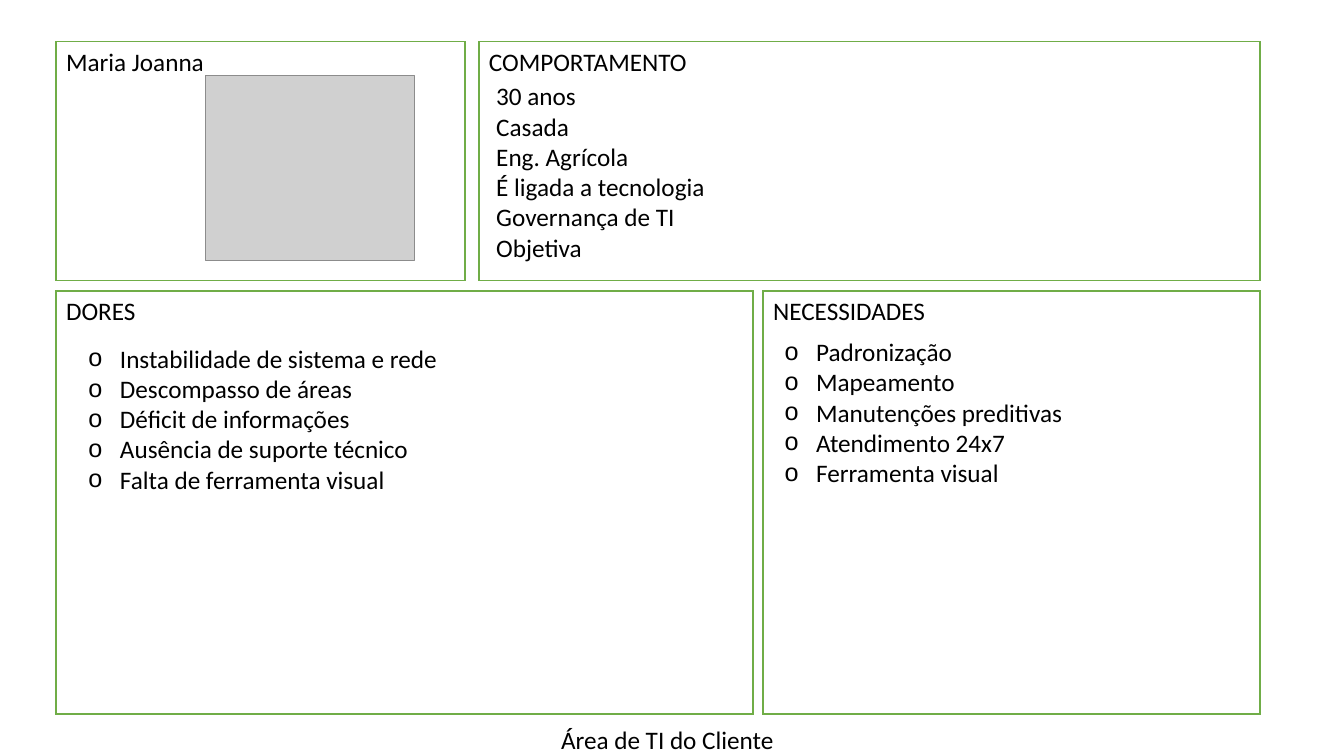
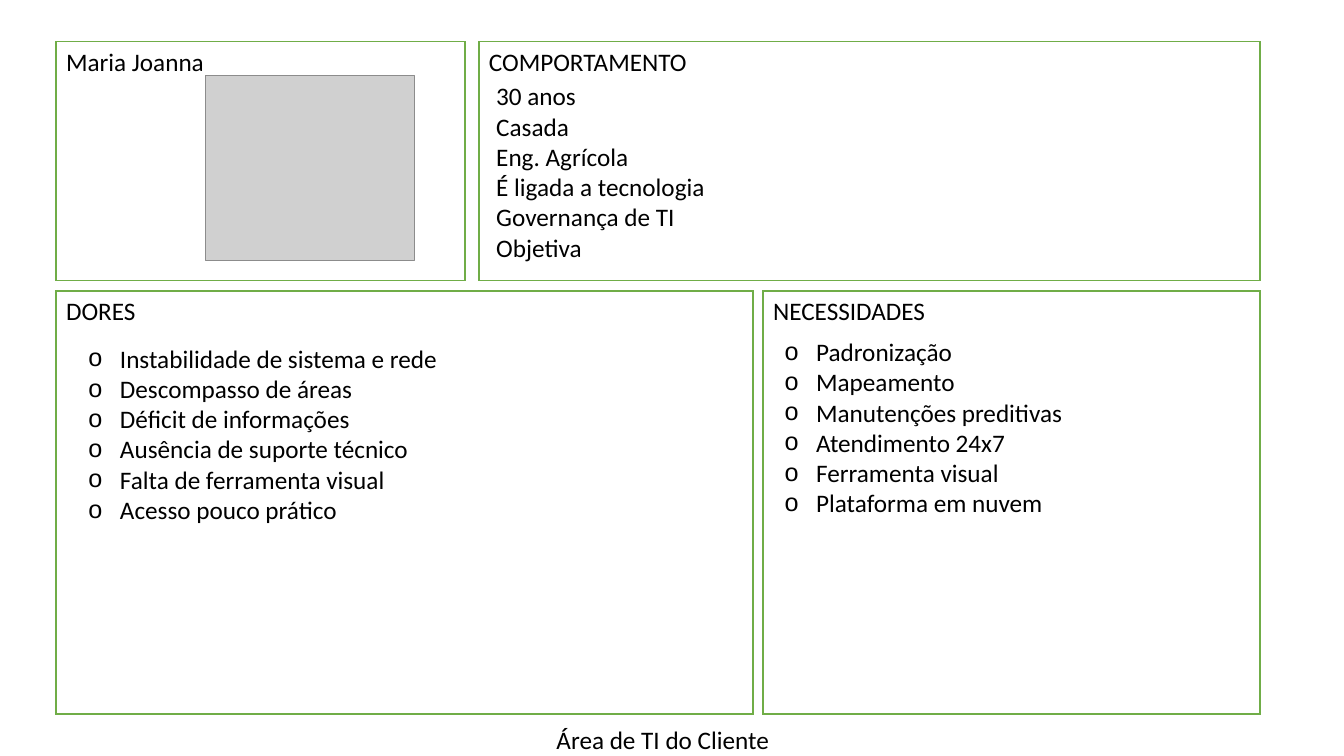
Before and after one commit to bandtec-grupoteste-2020-2/grupo-05-ccoa-20201, a slide deck: slide 3 of Projeto SIX MIND/Documentação/Persona.pptx (slide 2 before the commit). Drawn at 1344x756 pixels with LibreOffice and Linux fonts; fonts in the diff are those of the drawing; grey boxes stand for pictures. Boxes give left, top, right and bottom in pixels: in the first picture for what was removed or moved away, otherwise in the second. Text is boxed around its words. In the diff, an @@ line names an element or a change of style, - is before the commit and + after.

```diff
--- a/Projeto SIX MIND/Documentação/Persona.pptx
+++ b/Projeto SIX MIND/Documentação/Persona.pptx
@@ text at (120,501,336,523): paragraph added @@
+o Acesso pouco prático
@@ text at (816,494,1042,513): paragraph added @@
+o Plataforma em nuvem
@@ text "Área de TI do Cliente": place and size @@
-text "Área de TI do Cliente" at (561,729,773,749)
+text "Área de TI do Cliente" at (556,729,769,750)
```
Also in this commit, not shown: 1 other slide changed, 1 slide added.
